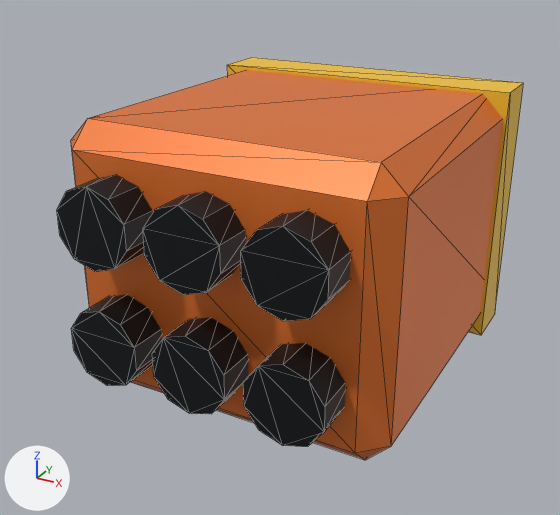
The glTF model assets/models/mech/parts/weapon_missile_pod_mk1.glb: old version first, new version second.
Before and after are seen from a 50 mm lens placed at (0.886, -2.238, 0.779), pointed at (-0.002, -0.623, -0.028). The lights are fixed; the arrows at lower left show +X, +Y and +Z. The older version comes first. Mesh edges are drawn as thin lines. Objects named as collision shapes, trigger or cutter boxes, shadow casters or lower levels of detail are left out. Where no turn or scale is listed for an object, it has been applied to the vertices. Vertices at exactly the same position are counted once.

Objects in the first picture: 'pod_body', 'pod_stripe', 'pod_tubes'.
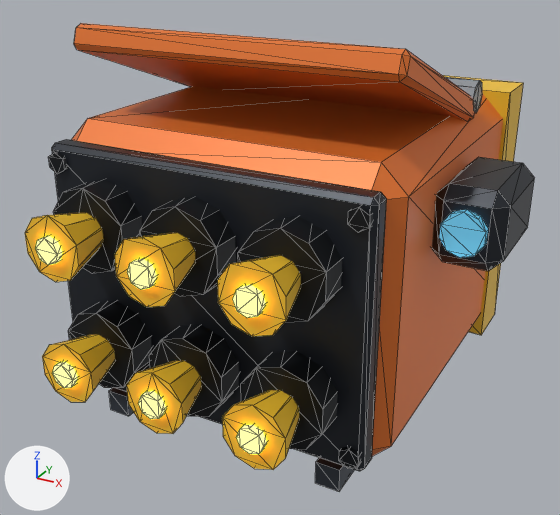
Location of each change, [x1, y1, x2, y2] in pixels of the pictures (560 x 515 px; the box of a moved part takes in the faces that stretch with it):
'pod_tubes', moved: before [57, 174, 351, 447]; after [53, 179, 342, 449]
'pod_face', added: after [52, 139, 387, 471]
'pod_missiles', added: after [25, 213, 301, 470]
'armor_pod_cover', added (orange): after [74, 23, 476, 121]
'pod_sensor', added: after [432, 157, 534, 271]
'pod_tips', reshaped (not visible before): after [35, 236, 267, 454]
'pod_sensor_lens', added: after [439, 210, 488, 257]
'pod_rails', added: after [109, 388, 355, 491]
'pod_bolts', added: after [48, 152, 373, 469]
'pod_cover_hinge', added: after [445, 77, 482, 113]
part 1 of me_pod_tips, moved or reshaped (not visible before): after [53, 362, 78, 388]
part 2 of me_pod_tips, moved or reshaped (not visible before): after [35, 236, 62, 265]
part 3 of me_pod_tips, moved or reshaped (not visible before): after [139, 391, 166, 419]
part 4 of me_pod_tips, moved or reshaped (not visible before): after [127, 259, 157, 290]
part 5 of me_pod_tips, moved or reshaped (not visible before): after [237, 425, 267, 454]
part 6 of me_pod_tips, moved or reshaped (not visible before): after [233, 285, 266, 318]
'pod_stripe', unchanged, covered by the edit: before [227, 58, 523, 335]; after [442, 75, 523, 335]

The change, as a list of edits to the scene's bpy script:
```text
Change me_pod_tips:
    remove me_pod_tips.from_pydata(...)  # 96 vertices, 168 faces; spans x -0.3..0.3, y -1.04..-0.94, z -0.21..0.21
    add me_pod_tips.from_pydata(...)  # 96 vertices, 168 faces; spans x -0.27..0.27, y -1.185..-1.155, z -0.18..0.18
    me_pod_tips part 1: the loose piece of 16 vertices spanning x -0.3..-0.18, y -1.04..-0.94, z -0.21..-0.09 is scaled about its middle by (0.5, 0.3, 0.5), then moved by (0.0, -0.18, 0.0)
    me_pod_tips part 2: the loose piece of 16 vertices spanning x -0.3..-0.18, y -1.04..-0.94, z 0.09..0.21 is scaled about its middle by (0.5, 0.3, 0.5), then moved by (0.0, -0.18, 0.0)
    me_pod_tips part 3: the loose piece of 16 vertices spanning x -0.06..0.06, y -1.04..-0.94, z -0.21..-0.09 is scaled about its middle by (0.5, 0.3, 0.5), then moved by (0.0, -0.18, 0.0)
    me_pod_tips part 4: the loose piece of 16 vertices spanning x -0.06..0.06, y -1.04..-0.94, z 0.09..0.21 is scaled about its middle by (0.5, 0.3, 0.5), then moved by (0.0, -0.18, 0.0)
    me_pod_tips part 5: the loose piece of 16 vertices spanning x 0.18..0.3, y -1.04..-0.94, z -0.21..-0.09 is scaled about its middle by (0.5, 0.3, 0.5), then moved by (0.0, -0.18, 0.0)
    me_pod_tips part 6: the loose piece of 16 vertices spanning x 0.18..0.3, y -1.04..-0.94, z 0.09..0.21 is scaled about its middle by (0.5, 0.3, 0.5), then moved by (0.0, -0.18, 0.0)
Change me_pod_tubes:
    remove me_pod_tubes.from_pydata(...)  # 120 vertices, 216 faces; spans x -0.335..0.335, y -1.05..-0.91, z -0.25..0.25
    add me_pod_tubes.from_pydata(...)  # 120 vertices, 216 faces; spans x -0.335..0.335, y -1.06..-0.92, z -0.25..0.25
    me_pod_tubes part 7: the whole mesh is moved by (0.0, -0.01, 0.0)
Add ob_pod_sensor_lens:
    ob_pod_sensor_lens = bpy.data.objects.new('pod_sensor_lens', me_pod_sensor_lens)  # a 10-sided cylinder along y spanning x -0.0476..0.0476, y -0.01..0.01, z -0.05..0.05; in mat_mk1_glass (cyan #78d8ff, glowing cyan #569ebc)
    ob_pod_sensor_lens.location = (0.5, -0.75, 0.18)
Add ob_pod_sensor:
    ob_pod_sensor = bpy.data.objects.new('pod_sensor', me_pod_sensor)  # 24 vertices, 44 faces; spans x -0.08..0.08, y -0.14..0.14, z -0.09..0.09; in mat_mk1_trim (dark grey #2b2f36)
    ob_pod_sensor.location = (0.5, -0.6, 0.18)
Add ob_pod_rails:
    ob_pod_rails = bpy.data.objects.new('pod_rails', me_pod_rails)  # a box spanning x -0.33..-0.27, y -0.95..0.05, z -0.41..-0.35; a box spanning x 0.27..0.33, y -0.95..0.05, z -0.41..-0.35; in mat_mk1_frame (greyish blue #4a5059)
    ob_pod_rails.location = (0.0, 0.0, 0.0)
Add ob_pod_missiles:
    ob_pod_missiles = bpy.data.objects.new('pod_missiles', me_pod_missiles)  # 120 vertices, 216 faces; spans x -0.311..0.311, y -1.17..-0.95, z -0.225..0.225; in mat_mk1_hazard (yellow #f2c230)
    ob_pod_missiles.location = (0.0, 0.0, 0.0)
Add ob_pod_face:
    ob_pod_face = bpy.data.objects.new('pod_face', me_pod_face)  # 24 vertices, 44 faces; spans x -0.4..0.4, y -0.03..0.03, z -0.31..0.31; in mat_mk1_trim (dark grey #2b2f36)
    ob_pod_face.location = (0.0, -0.96, 0.0)
Add ob_pod_cover_hinge:
    ob_pod_cover_hinge = bpy.data.objects.new('pod_cover_hinge', me_pod_cover_hinge)  # an 8-sided cylinder along x spanning x -0.4..0.4, y -0.04..0.04, z -0.04..0.04; in mat_mk1_chrome (light grey #c9ced4)
    ob_pod_cover_hinge.location = (0.0, -0.36, 0.38)
Add ob_pod_bolts:
    ob_pod_bolts = bpy.data.objects.new('pod_bolts', me_pod_bolts)  # a 6-sided cylinder along y spanning x -0.392..-0.348, y -1.0..-0.96, z -0.295..-0.245; a 6-sided cylinder along y spanning x -0.392..-0.348, y -1.0..-0.96, z 0.245..0.295; a 6-sided cylinder along y spanning x 0.348..0.392, y -1.0..-0.96, z -0.295..-0.245; a 6-sided cylinder along y spanning x 0.348..0.392, y -1.0..-0.96, z 0.245..0.295; in mat_mk1_joint (black #1e2125)
    ob_pod_bolts.location = (0.0, 0.0, 0.0)
Add ob_armor_pod_cover:
    ob_armor_pod_cover = bpy.data.objects.new('armor_pod_cover', me_armor_pod_cover)  # 24 vertices, 44 faces; spans x -0.4..0.4, y -0.264..0.264, z -0.118..0.118; in mat_mk1_paint (orange #e8772e)
    ob_armor_pod_cover.location = (0.0, -0.62, 0.44)
```
